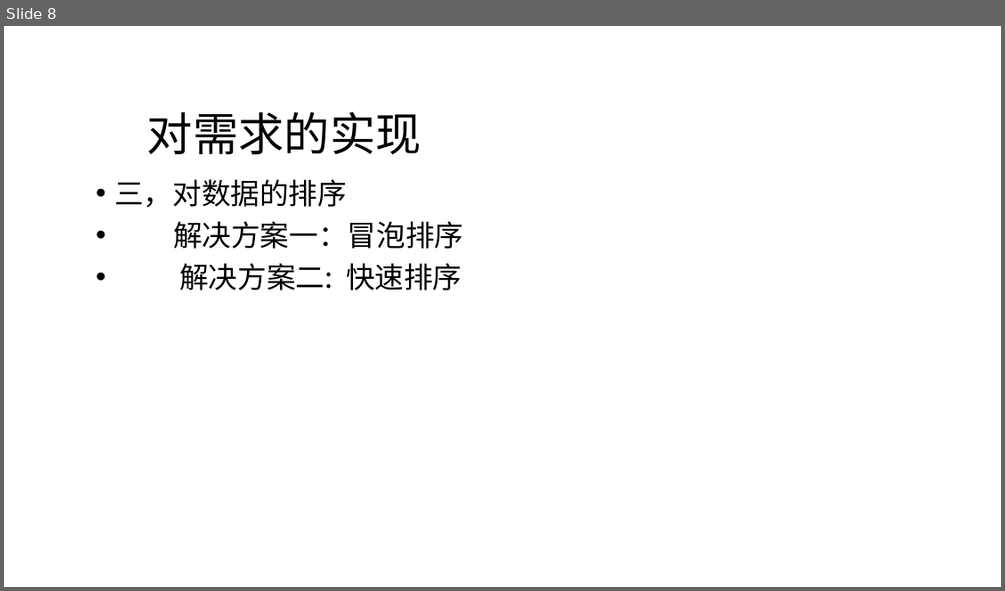
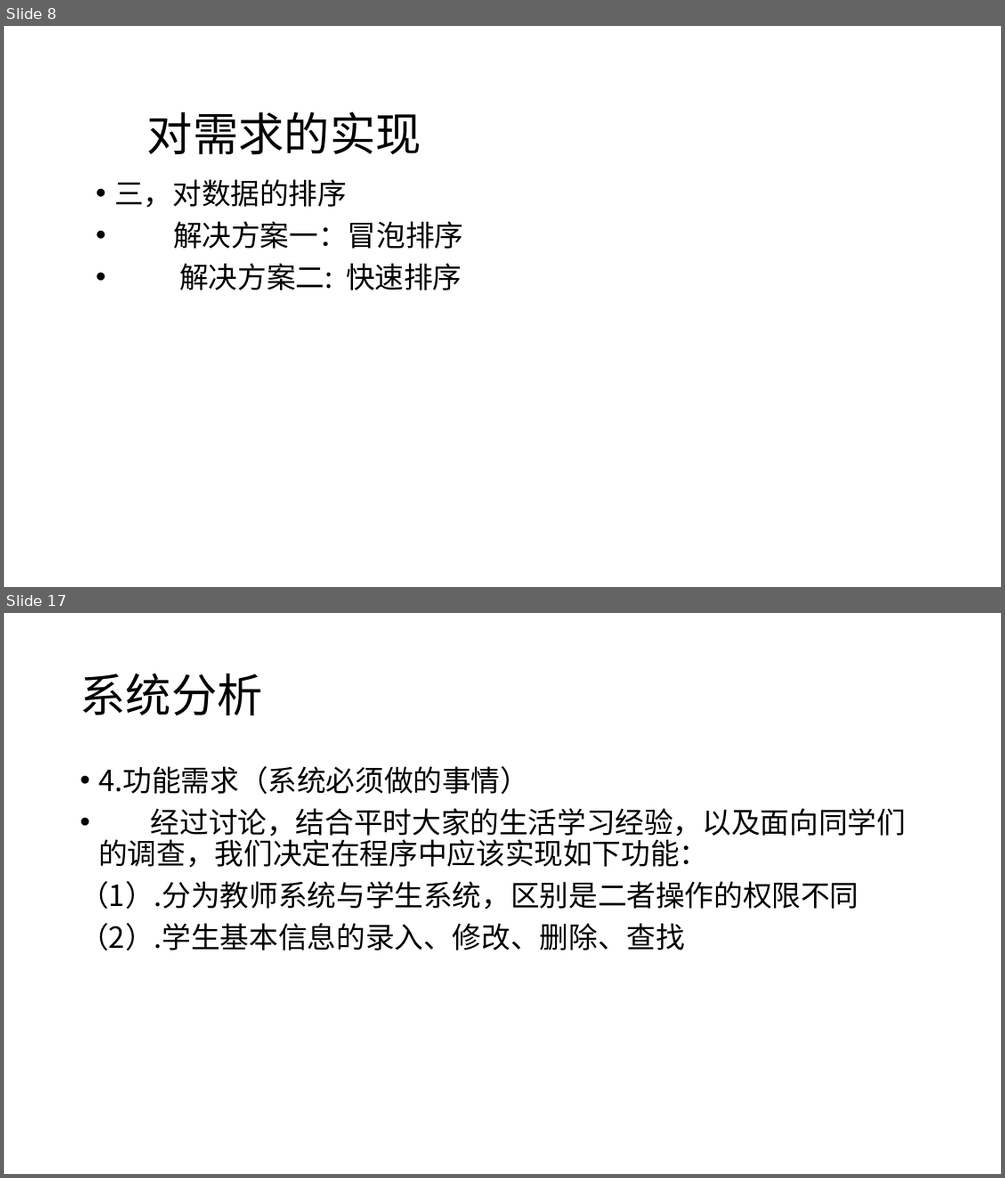
Before and after one commit to moriartyscat/--git, a slide deck: C语言期末作业.pptx. Shown one above the other, each under a label of ours: slide 8 before the commit, slides 8 and 17 after it; the slides between them are not shown. The pictures are 1005x591 and 1005x1178 pixels, drawn with LibreOffice and Linux fonts; fonts in the diff are those of the drawing; background and template pictures are left out. Boxes give left, top, right and bottom in pixels: in the first picture for what was removed or moved away, otherwise in the second. Text is boxed around its words. In the diff, an @@ line names an element or a change of style, - is before the commit and + after.

```diff
--- a/C语言期末作业.pptx
+++ b/C语言期末作业.pptx
@@ slide 17 added at (4, 613, 1001, 1174), background picture (left out) @@
@@ title added at (80, 674, 262, 715), 44 pt, text #000000 @@
+系统分析
@@ text added at (80, 766, 906, 950), 28 pt, text #000000 @@
+• 4.功能需求（系统必须做的事情）
+• 经过讨论，结合平时大家的生活学习经验，以及面向同学们的调查，我们决定在程序中应该实现如下功能：
+（1）.分为教师系统与学生系统，区别是二者操作的权限不同
+（2）.学生基本信息的录入、修改、删除、查找
```
Also in this commit, not shown: 1 slide changed, 9 other slides added, 3 slides removed.
